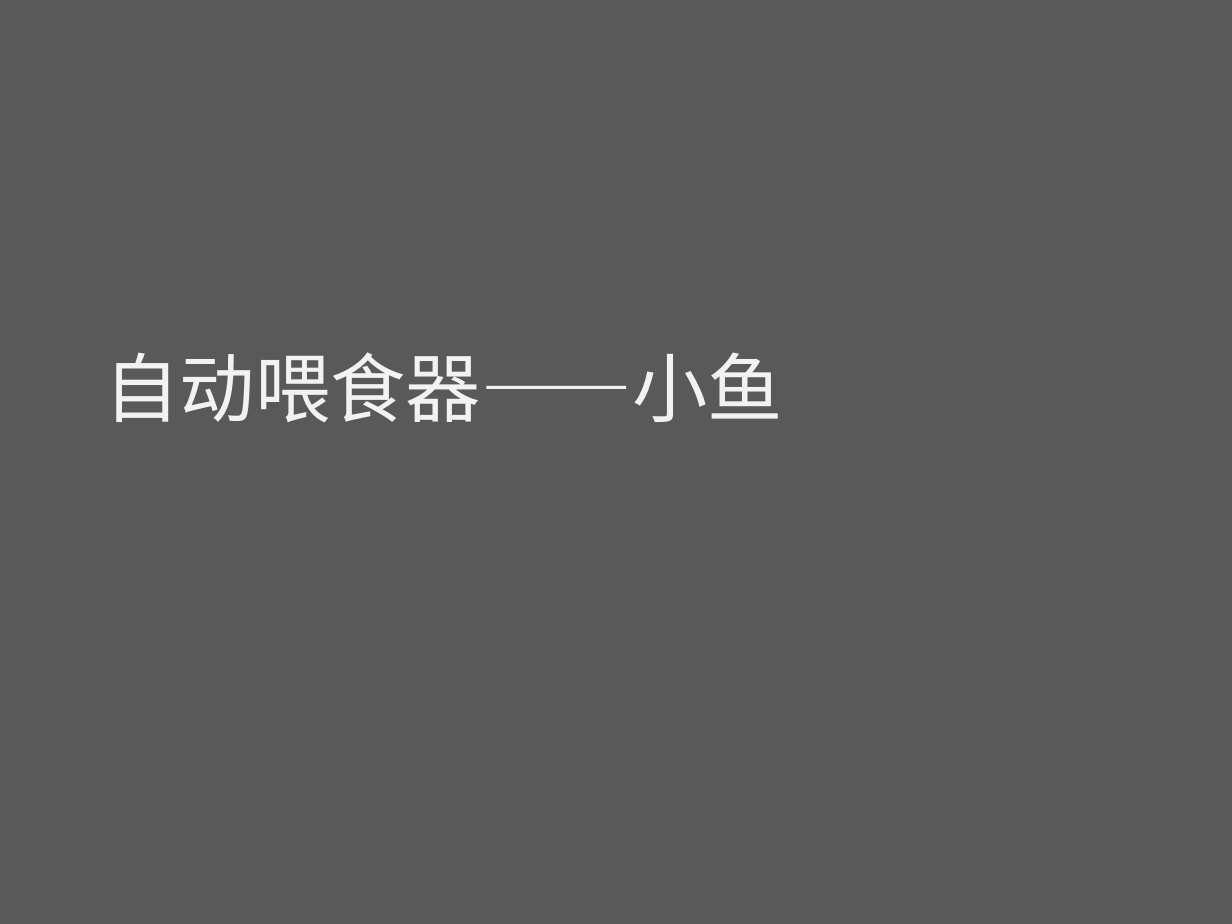
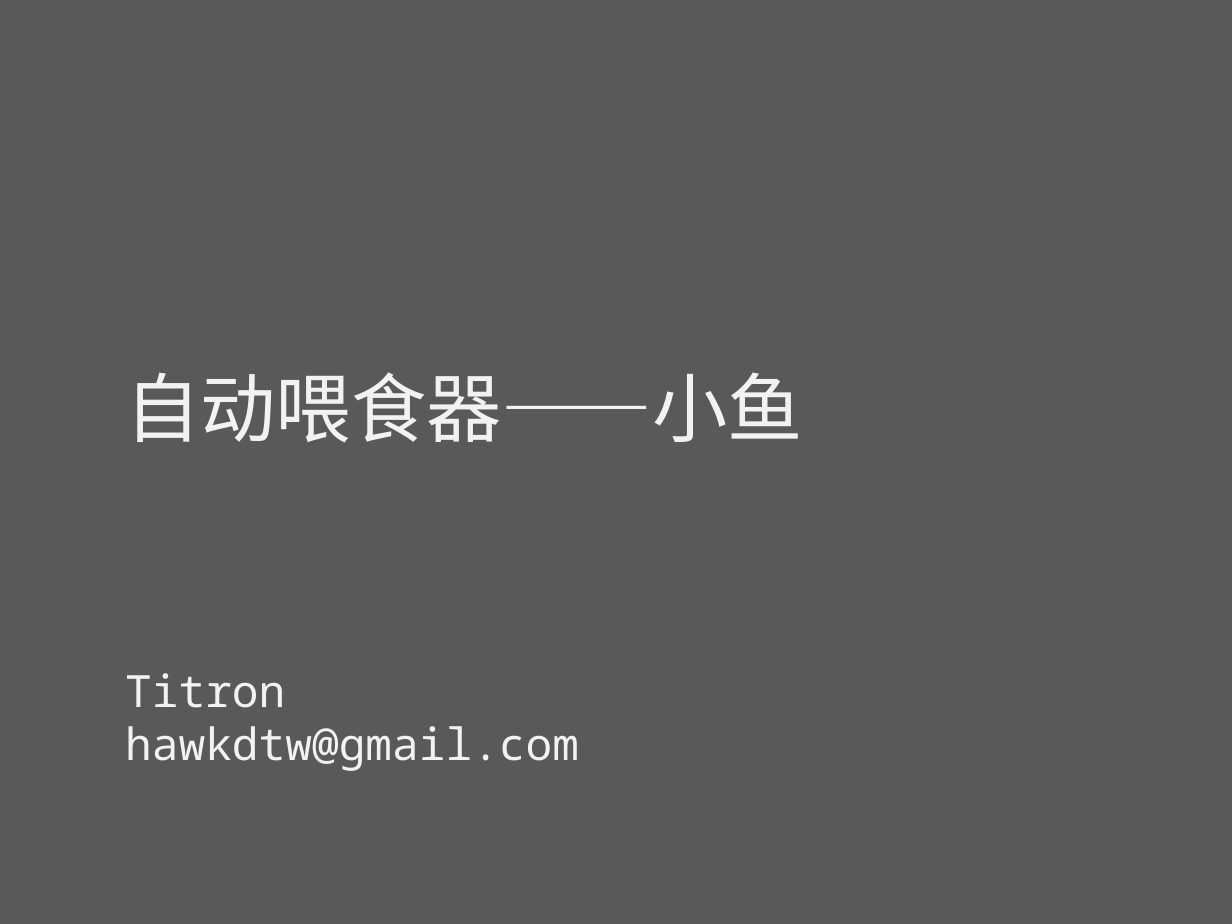
Before and after one commit to titron/AutoFeeder, a slide deck: slide 1 of docs/功能简介.pptx. Drawn at 1232x924 pixels with LibreOffice and Linux fonts; fonts in the diff are those of the drawing. Boxes give left, top, right and bottom in pixels: in the first picture for what was removed or moved away, otherwise in the second. Text is boxed around its words. In the diff, an @@ line names an element or a change of style, - is before the commit and + after.

```diff
--- a/docs/功能简介.pptx
+++ b/docs/功能简介.pptx
@@ text "自动喂食器——小鱼": place and size @@
-text "自动喂食器——小鱼" at [105, 352, 783, 423]
+text "自动喂食器——小鱼" at [125, 372, 803, 443]
@@ title added at [125, 673, 579, 771], 26 pt, text #F2F2F2 @@
+Titron
+hawkdtw@gmail.com
```
Also in this commit, not shown: 1 other slide changed, 1 slide added, 4 other files.
